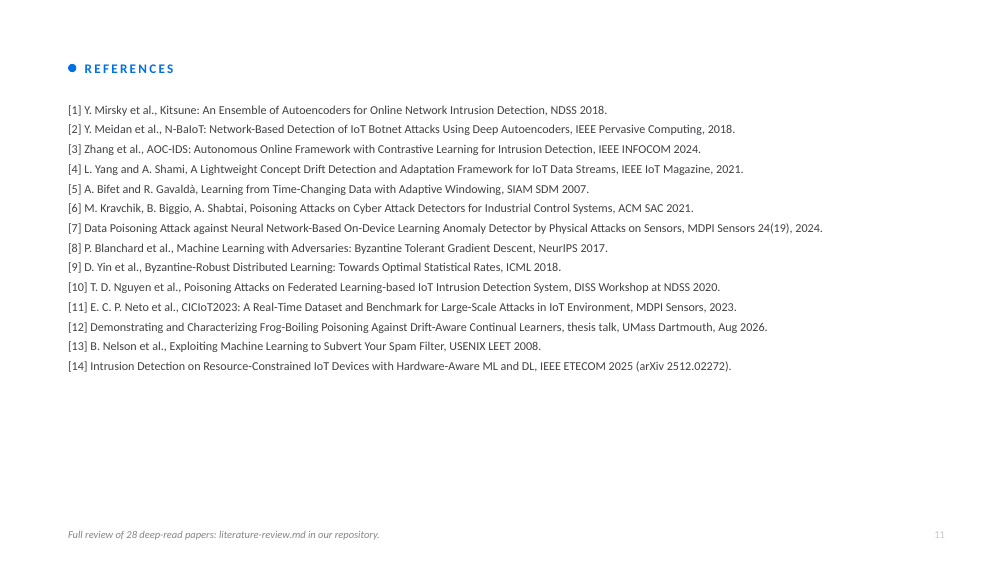
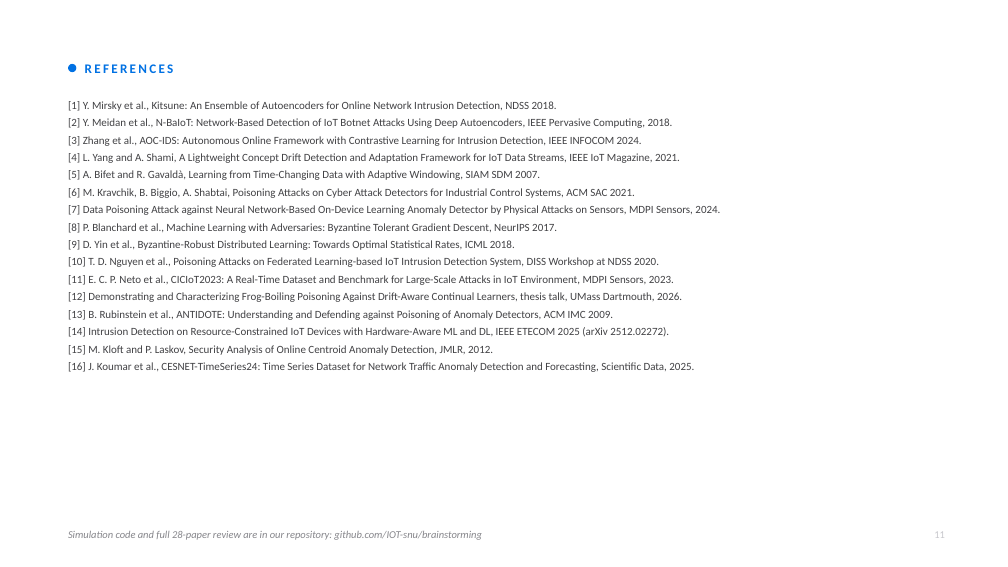
Before and after one commit to IOT-snu/brainstorming, a slide deck: slide 11 of CSD457_First_Presentation.pptx. Drawn at 1008x567 pixels with LibreOffice and Linux fonts; fonts in the diff are those of the drawing. Boxes give left, top, right and bottom in pixels: in the first picture for what was removed or moved away, otherwise in the second. Text is boxed around its words. In the diff, an @@ line names an element or a change of style, - is before the commit and + after.

```diff
--- a/CSD457_First_Presentation.pptx
+++ b/CSD457_First_Presentation.pptx
@@ text at <box>68,101,680,337</box>: size 11.5 to 10.5 pt in "[1] Y. Mirsky et al., Kitsune: An ...", "[2] Y. Meidan et al., N-BaIoT: Network-Based ...", "[3] Zhang et al., AOC-IDS: Autonomous Online ...", "[4] L. Yang and A. Shami, A ..." and 7 more places; less space between paragraphs @@
@@ text at <box>68,205,720,215</box>: text changed; size 11.5 to 10.5 pt @@
-[7] Data Poisoning Attack against Neural Network-Based On-Device Learning Anomaly Detector by Physical Attacks on Sensors, MDPI Sensors 24(19), 2024.
+[7] Data Poisoning Attack against Neural Network-Based On-Device Learning Anomaly Detector by Physical Attacks on Sensors, MDPI Sensors, 2024.
@@ text at <box>68,292,682,320</box>: text changed; size 11.5 to 10.5 pt @@
-[12] Demonstrating and Characterizing Frog-Boiling Poisoning Against Drift-Aware Continual Learners, thesis talk, UMass Dartmouth, Aug 2026.
-[13] B. Nelson et al., Exploiting Machine Learning to Subvert Your Spam Filter, USENIX LEET 2008.
+[12] Demonstrating and Characterizing Frog-Boiling Poisoning Against Drift-Aware Continual Learners, thesis talk, UMass Dartmouth, 2026.
+[13] B. Rubinstein et al., ANTIDOTE: Understanding and Defending against Poisoning of Anomaly Detectors, ACM IMC 2009.
@@ text at <box>68,345,694,372</box>: paragraphs added @@
+[15] M. Kloft and P. Laskov, Security Analysis of Online Centroid Anomaly Detection, JMLR, 2012.
+[16] J. Koumar et al., CESNET-TimeSeries24: Time Series Dataset for Network Traffic Anomaly Detection and Forecasting, Scientific Data, 2025.
@@ text at <box>68,531,481,540</box>: text changed @@
-Full review of 28 deep-read papers: literature-review.md in our repository.
+Simulation code and full 28-paper review are in our repository: github.com/IOT-snu/brainstorming
```
Also in this commit, not shown: 6 other slides changed, 1 slide added, 1 slide removed, 7 other files.
